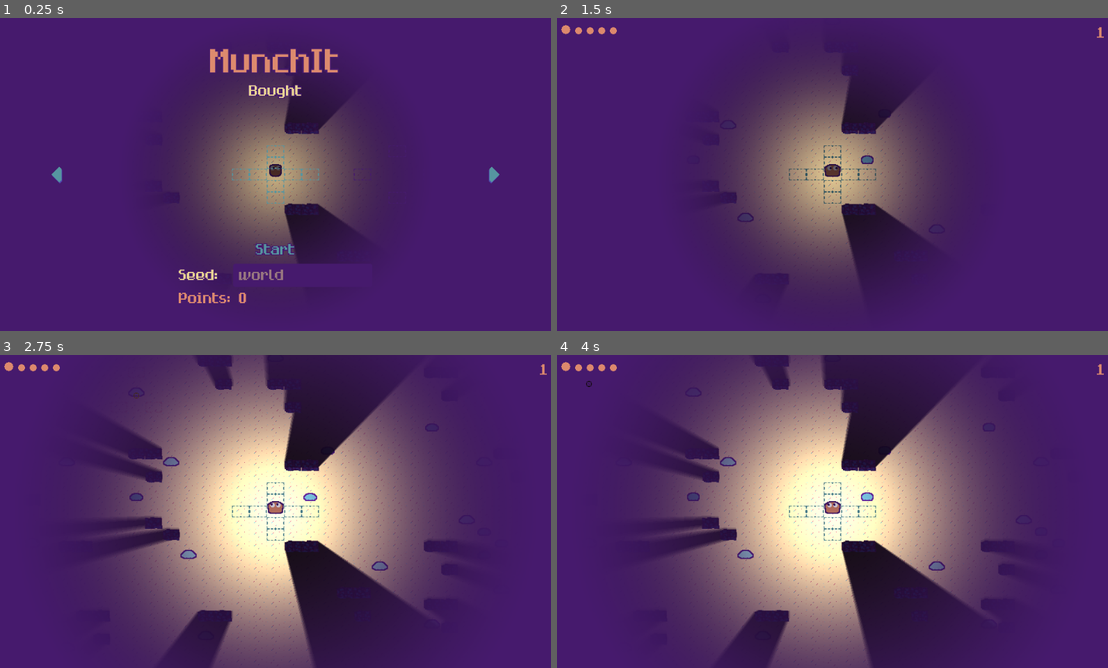
Above: before the commit, frames 1-4 (two rows, left to right).
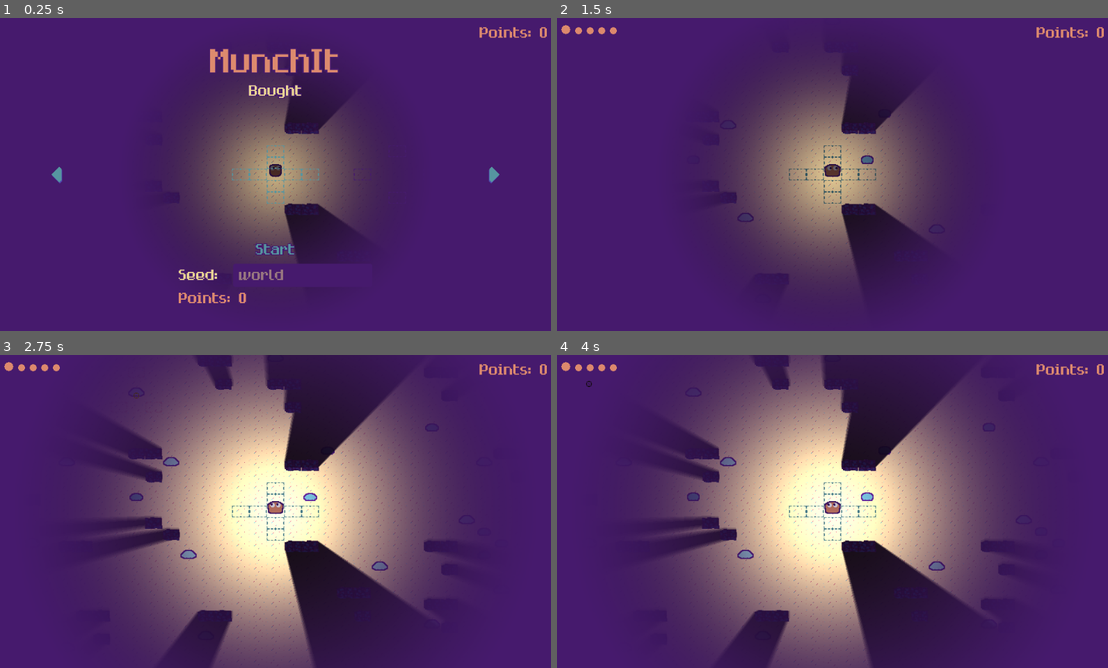
Above: after the commit, the same moments.

Repository: razcore-rad/godot-munchit
Game: Godot game, scene res://main.tscn
Two runs of this game, one before a commit and one after it. Both use one fixed random seed, a clock stepped at 60 frames per second and the inputs below.
Inputs (mouse positions are in pixels of both pictures, inside the frame that each line leads up to):
- Up to frame 1 (0.25 s): no input
- Up to frame 2 (1.5 s): click (860, 274) at 0.52 s; type "Alex" at 0.6 s; click "Start" at 1.25 s
- Up to frame 3 (2.75 s): move the mouse to (137, 395) at 2.02 s; press the mouse at (137, 395) at 2.03 s
- Up to frame 4 (4 s): move the mouse to (573, 361) at 2.77 s; release the mouse at (573, 361) at 2.78 s; click (573, 361) at 2.85 s; move the mouse to (590, 383) at 3.52 s; press the mouse at (590, 383) at 3.53 s

The runs differ from the first frame. In frame 1, 0.2% of the frame differs, in the area x 86-100%, y 2-7%; in frame 2, 0.2%; in frame 3, 0.2%; in frame 4, 0.2%.

Commit message:
fix: menu & buying mechanic

Diff:
--- a/entities/player/move_areas/move_area_2d_1.tscn
+++ b/entities/player/move_areas/move_area_2d_1.tscn
@@ -5,29 +5,26 @@
 
 [node name="MoveArea2D" instance=ExtResource("1_hvxwn")]
 
-[node name="Button" parent="CostControl/HBoxContainer" index="2"]
-theme_type_variation = &""
-
-[node name="MoveAreaCollisionShape2D" parent="." index="1" instance=ExtResource("1_5r6bm")]
+[node name="MoveAreaCollisionShape2D" parent="." index="0" instance=ExtResource("1_5r6bm")]
 position = Vector2(30, 0)
 
-[node name="MoveAreaCollisionShape2D2" parent="." index="2" instance=ExtResource("1_5r6bm")]
+[node name="MoveAreaCollisionShape2D2" parent="." index="1" instance=ExtResource("1_5r6bm")]
 position = Vector2(60, 0)
 
-[node name="MoveAreaCollisionShape2D3" parent="." index="3" instance=ExtResource("1_5r6bm")]
+[node name="MoveAreaCollisionShape2D3" parent="." index="2" instance=ExtResource("1_5r6bm")]
 position = Vector2(0, -20)
 
-[node name="MoveAreaCollisionShape2D4" parent="." index="4" instance=ExtResource("1_5r6bm")]
+[node name="MoveAreaCollisionShape2D4" parent="." index="3" instance=ExtResource("1_5r6bm")]
 position = Vector2(0, -40)
 
-[node name="MoveAreaCollisionShape2D5" parent="." index="5" instance=ExtResource("1_5r6bm")]
+[node name="MoveAreaCollisionShape2D5" parent="." index="4" instance=ExtResource("1_5r6bm")]
 position = Vector2(-30, 0)
 
-[node name="MoveAreaCollisionShape2D6" parent="." index="6" instance=ExtResource("1_5r6bm")]
+[node name="MoveAreaCollisionShape2D6" parent="." index="5" instance=ExtResource("1_5r6bm")]
 position = Vector2(-60, 0)
 
-[node name="MoveAreaCollisionShape2D7" parent="." index="7" instance=ExtResource("1_5r6bm")]
+[node name="MoveAreaCollisionShape2D7" parent="." index="6" instance=ExtResource("1_5r6bm")]
 position = Vector2(0, 20)
 
-[node name="MoveAreaCollisionShape2D8" parent="." index="8" instance=ExtResource("1_5r6bm")]
+[node name="MoveAreaCollisionShape2D8" parent="." index="7" instance=ExtResource("1_5r6bm")]
 position = Vector2(0, 40)
--- a/entities/player/player_2d.gd
+++ b/entities/player/player_2d.gd
@@ -15,24 +15,26 @@
 
 var move_area: MoveArea2D = null
 
-@onready var spawn_tile_map_layer: TileMapLayer = %SpawnTileMapLayer
-@onready var animation_player: AnimationPlayer = %AnimationPlayer
+@onready var mouth_animation_player: AnimationPlayer = %MouthAnimationPlayer
+@onready var eyes_animation_player: AnimationPlayer = %EyesAnimationPlayer
 @onready var skin_sub_viewport: SkinSubViewport = %SkinSubViewport
 @onready var extra: Node2D = %Extra2D
 @onready var mouth_animated_sprite: AnimatedSprite2D = %MouthAnimatedSprite2D
 @onready var inner_eyes: Array[ColorRect] = [%LeftInnerColorRect, %RightInnerColorRect]
 @onready var ray_cast: RayCast2D = %RayCast2D
+@onready var spawn_tile_map_layer: TileMapLayer = %SpawnTileMapLayer
 
 
 func _ready() -> void:
 	super()
 	_move_tween.stop()
 	detect_area.input_event.connect(_on_detect_area_input_event)
+	skin_sub_viewport.blob_added.connect(_on_skin_sub_viewport_blob.bind(true))
+	skin_sub_viewport.blob_removed.connect(_on_skin_sub_viewport_blob.bind(false))
 
 	await owner.ready
 	skin_sub_viewport.world_2d = World2D.new()
 	skin_sub_viewport.add_blob()
-
 
 
 func _unhandled_input(event: InputEvent) -> void:
@@ -40,6 +42,12 @@
 		var mouse_global_position := get_global_mouse_position()
 		for inner_eye: ColorRect in inner_eyes:
 			inner_eye.rotation = inner_eye.global_position.angle_to_point(mouse_global_position)
+
+
+func _on_skin_sub_viewport_blob(blob_count: int, is_added: bool) -> void:
+	visible = blob_count > 0
+	if not is_added:
+		eyes_animation_player.play("attacked")
 
 
 func _on_detect_area_input_event(_viewport: Node, event: InputEvent, _shape_idx: int) -> void:
@@ -108,7 +116,7 @@
 
 	move_area.visible = true
 	_toggle_area_shapes(move_area, {is_disabled = false})
-	animation_player.play("eat_crumbs")
+	mouth_animation_player.play("eat_crumbs")
 	mouth_animated_sprite.play()
 
 
--- a/entities/player/player_2d.tscn
+++ b/entities/player/player_2d.tscn
@@ -28,6 +28,44 @@
 shader = ExtResource("4_lnv7a")
 shader_parameter/color = Color(0.278431, 0.105882, 0.431373, 1)
 shader_parameter/threshold = 0.00999998
+
+[sub_resource type="Animation" id="Animation_qalwy"]
+resource_name = "attacked"
+length = 0.2
+step = 0.05
+tracks/0/type = "value"
+tracks/0/imported = false
+tracks/0/enabled = true
+tracks/0/path = NodePath("Eyes2D:scale")
+tracks/0/interp = 1
+tracks/0/loop_wrap = true
+tracks/0/keys = {
+"times": PackedFloat32Array(0, 0.1, 0.1001, 0.2),
+"transitions": PackedFloat32Array(1, 0.5, 1, 1),
+"update": 0,
+"values": [Vector2(1, 1), Vector2(1, 0.2), Vector2(1, 0.2), Vector2(1, 1)]
+}
+
+[sub_resource type="Animation" id="Animation_ijjdv"]
+length = 0.001
+tracks/0/type = "value"
+tracks/0/imported = false
+tracks/0/enabled = true
+tracks/0/path = NodePath("Eyes2D:scale")
+tracks/0/interp = 1
+tracks/0/loop_wrap = true
+tracks/0/keys = {
+"times": PackedFloat32Array(0),
+"transitions": PackedFloat32Array(1),
+"update": 0,
+"values": [Vector2(1, 1)]
+}
+
+[sub_resource type="AnimationLibrary" id="AnimationLibrary_2sf31"]
+_data = {
+&"RESET": SubResource("Animation_ijjdv"),
+&"attacked": SubResource("Animation_qalwy")
+}
 
 [sub_resource type="AtlasTexture" id="AtlasTexture_chs0w"]
 atlas = ExtResource("6_u8ep7")
@@ -71,8 +109,7 @@
 initial_velocity_min = 2.27
 initial_velocity_max = 16.96
 gravity = Vector3(0, 98, 0)
-scale_min = 0.7
-scale_max = 1.3
+scale_max = 2.0
 scale_over_velocity_min = 40.12
 scale_over_velocity_max = 44.92
 color = Color(0.545098, 0.780392, 0.74902, 1)
@@ -240,6 +277,14 @@
 pivot_offset = Vector2(0, 2)
 mouse_filter = 2
 
+[node name="EyesAnimationPlayer" type="AnimationPlayer" parent="CanvasGroup/Extra2D/Eyes2D" index="2"]
+unique_name_in_owner = true
+root_node = NodePath("../..")
+libraries = {
+&"": SubResource("AnimationLibrary_2sf31")
+}
+autoplay = "RESET"
+
 [node name="MouthAnimatedSprite2D" type="AnimatedSprite2D" parent="CanvasGroup/Extra2D" index="1"]
 unique_name_in_owner = true
 position = Vector2(2, 4)
@@ -249,12 +294,12 @@
 
 [node name="GPUParticles2D" type="GPUParticles2D" parent="CanvasGroup/Extra2D/MouthAnimatedSprite2D" index="0"]
 emitting = false
-lifetime = 0.3
+lifetime = 0.4
 explosiveness = 0.77
 randomness = 0.63
 process_material = SubResource("ParticleProcessMaterial_chs0w")
 
-[node name="AnimationPlayer" type="AnimationPlayer" parent="CanvasGroup/Extra2D/MouthAnimatedSprite2D/GPUParticles2D" index="0"]
+[node name="MouthAnimationPlayer" type="AnimationPlayer" parent="CanvasGroup/Extra2D/MouthAnimatedSprite2D/GPUParticles2D" index="0"]
 unique_name_in_owner = true
 libraries = {
 &"": SubResource("AnimationLibrary_qalwy")
--- a/main.gd
+++ b/main.gd
@@ -16,6 +16,7 @@
 
 @onready var menu_control: MenuControl = %MenuControl
 @onready var blobs_h_box_container: HBoxContainer = %BlobsHBoxContainer
+@onready var turns_h_box_container: HBoxContainer = %TurnsHBoxContainer
 @onready var turn_label: Label = %TurnLabel
 
 @onready var player_start_position := player.position
@@ -46,7 +47,7 @@
 	tween.tween_property(base_point_light, "energy", 1.0, 1.0)
 	tween.tween_property(base_point_light, "texture_scale", 1.0, 1.0)
 
-	turn_label.visible = true
+	turns_h_box_container.visible = true
 	blobs_h_box_container.visible = true
 	menu_control.position = offscreen_position
 
@@ -65,7 +66,6 @@
 		player.skin_sub_viewport.add_blob()
 
 	while true:
-		Blackboard.increment_turn()
 		for entity: Entity2D in Blackboard.get_entities():
 			if Blackboard.is_valid(entity):
 				entity.start_turn()
@@ -79,11 +79,12 @@
 
 		if player.is_dead():
 			break
+
+		Blackboard.increment_turn()
 	_end()
 
 
 func _end() -> void:
-	player.visible = false
 	for entity: Entity2D in Blackboard.get_entities().slice(1):
 		if Blackboard.is_valid(entity):
 			entity.queue_free()
@@ -105,7 +106,7 @@
 	Blackboard.generate()
 
 	menu_control.position = Vector2.ZERO
-	turn_label.visible = false
+	turns_h_box_container.visible = false
 	blobs_h_box_container.visible = false
 
 	main_tween = menu_control.points_label.create_tween().set_trans(Tween.TRANS_SINE)
@@ -123,7 +124,6 @@
 
 	menu_control.points_label.modulate = menu_control_points_label_modulate
 	player.skin_sub_viewport.add_blob()
-	player.visible = true
 
 	main_tween = create_tween().set_trans(Tween.TRANS_SINE)
 	main_tween.tween_property(base_point_light, "energy", 0.6, 2.0)
--- a/main.tscn
+++ b/main.tscn
@@ -136,7 +136,8 @@
 offset_right = 10.0
 offset_bottom = 10.0
 
-[node name="TurnsVBoxContainer" type="VBoxContainer" parent="CanvasLayer/Control"]
+[node name="TurnsHBoxContainer" type="HBoxContainer" parent="CanvasLayer/Control"]
+unique_name_in_owner = true
 layout_mode = 1
 anchors_preset = 1
 anchor_left = 1.0
@@ -147,9 +148,13 @@
 offset_bottom = 42.0
 grow_horizontal = 0
 
-[node name="TurnLabel" type="Label" parent="CanvasLayer/Control/TurnsVBoxContainer"]
-unique_name_in_owner = true
-visible = false
+[node name="Label" type="Label" parent="CanvasLayer/Control/TurnsHBoxContainer"]
+layout_mode = 2
+theme_type_variation = &"PointsLabel"
+text = "Points:"
+
+[node name="TurnLabel" type="Label" parent="CanvasLayer/Control/TurnsHBoxContainer"]
+unique_name_in_owner = true
 modulate = Color(0.870588, 0.545098, 0.435294, 1)
 layout_mode = 2
 size_flags_vertical = 0
--- a/ui/menu_control.gd
+++ b/ui/menu_control.gd
@@ -24,7 +24,6 @@
 
 		var is_bought :=  move_area.cost == 0
 		var are_enough_points := Blackboard.point_count < move_area.cost
-
 		bought_label.visible = is_bought
 		buy_h_box_container.visible = not is_bought
 		buy_button.disabled = are_enough_points
@@ -67,10 +66,17 @@
 func _on_buy_button_pressed() -> void:
 	var move_area := get_move_area()
 	if move_area.cost <= Blackboard.point_count:
+		bought_label.visible = true
+		buy_h_box_container.visible = false
+		start_button.disabled = true
+
 		var tween = create_tween().set_trans(Tween.TRANS_SINE)
 		tween.tween_method(func(x: int) -> void: points_label.text = str(x), Blackboard.point_count, Blackboard.point_count - move_area.cost, 1.0)
+		await tween.finished
+
 		move_area.cost = 0
 		cost_label.text = "0"
+		start_button.disabled = false
 
 
 func get_move_area(is_duplicate: bool = false) -> MoveArea2D:
Not shown: 1 places in entities/player/player_2d.tscn that only renumber resources
